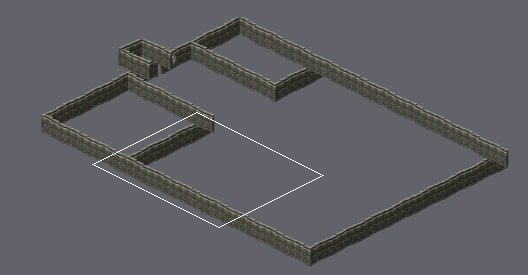
A Tiled map (JSON) gets an edit: assets/tilemaps/steel-ranger-bunker.json. Above, an overview of the earlier version with the close-up marked.
Close-up. As it was:
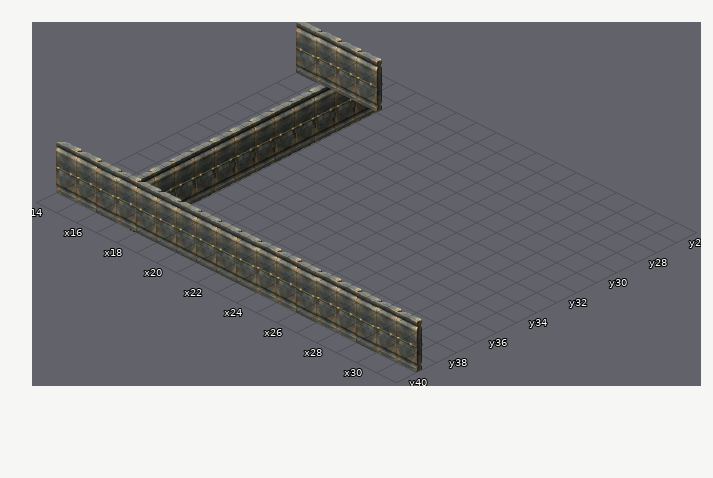
Cells are 72x36 px. Isometric: x runs down to the right, y down to the left. Shown: x 14..31, y 26..40. The commit also changed other parts of the map, which this record leaves out. Not drawn, because the pictures are missing: unchanged layers "floors/1/ground", "floors/1/zones/elevator-exit".
The result:
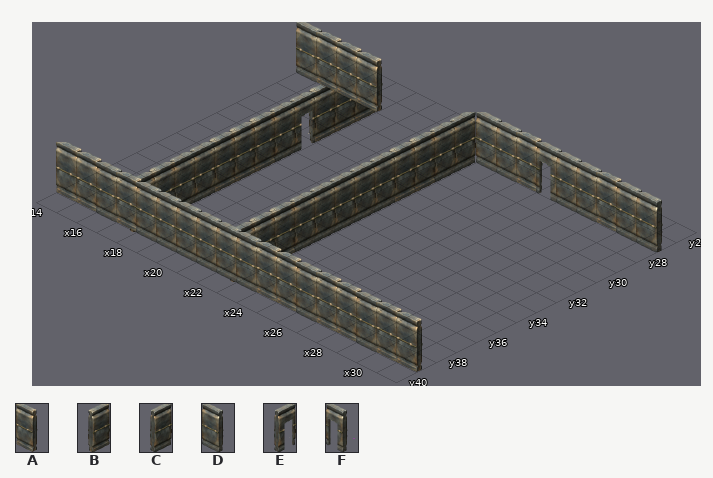
Key: from "bos-walls": A 0, B 1, C 2, D 3, E 36, F 37.
_ is an empty cell.
The exact change:
Layer "floors/1/walls/south":
y 28..29: x 22 _ -> C
y 30: x 22 _ -> B
y 31: x 17 C -> E; x 22 _ -> B
y 32..36: x 22 _ -> C
y 37..39: x 22 _ -> B
Layer "floors/1/walls/west":
y 27: x 23..31 _________ -> DDAFDDADD
Changed places in both close-ups, as pixel boxes (x1, y1, x2, y2):
changed: (230, 110, 663, 282)
